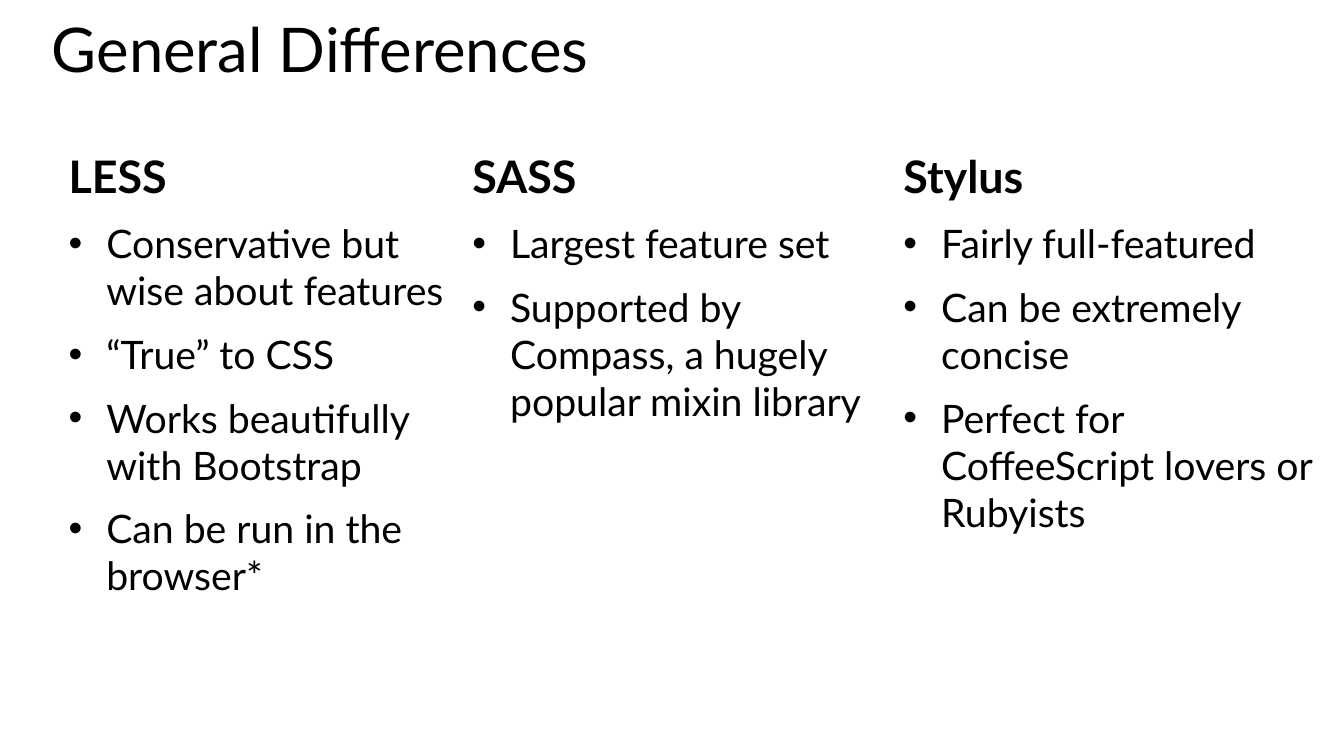
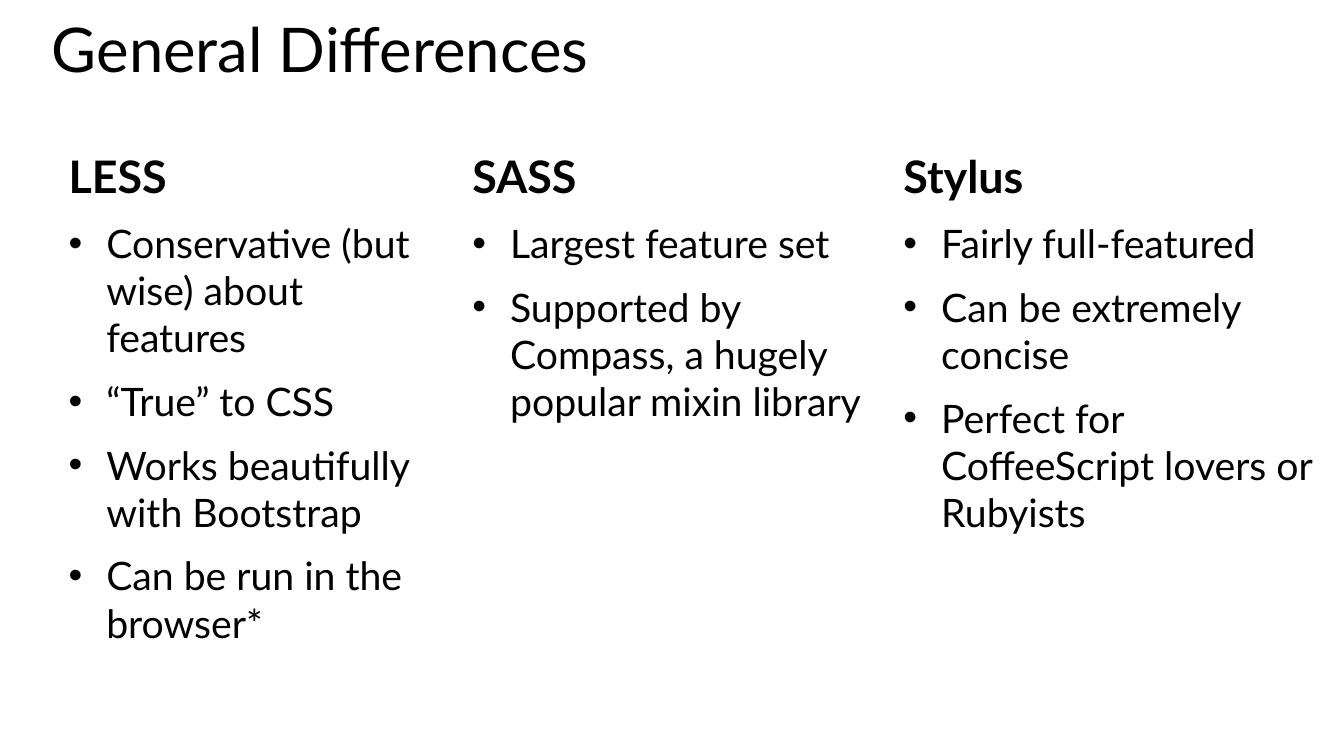
Before and after one commit to CharaD7/CSS-Style, a slide deck: slide 11 of Slides/Module 6.pptx. Drawn at 1344x756 pixels with LibreOffice and Linux fonts; fonts in the diff are those of the drawing. Boxes give left, top, right and bottom in pixels: in the first picture for what was removed or moved away, otherwise in the second. Text is boxed around its words. In the diff, an @@ line names an element or a change of style, - is before the commit and + after.

Commit message:
Mod 6 last changes

```diff
--- a/Slides/Module 6.pptx
+++ b/Slides/Module 6.pptx
@@ text at (x1=106, y1=227, x2=409, y2=353): text changed @@
-• Conservative but wise about features
+• Conservative (but wise) about features
```
